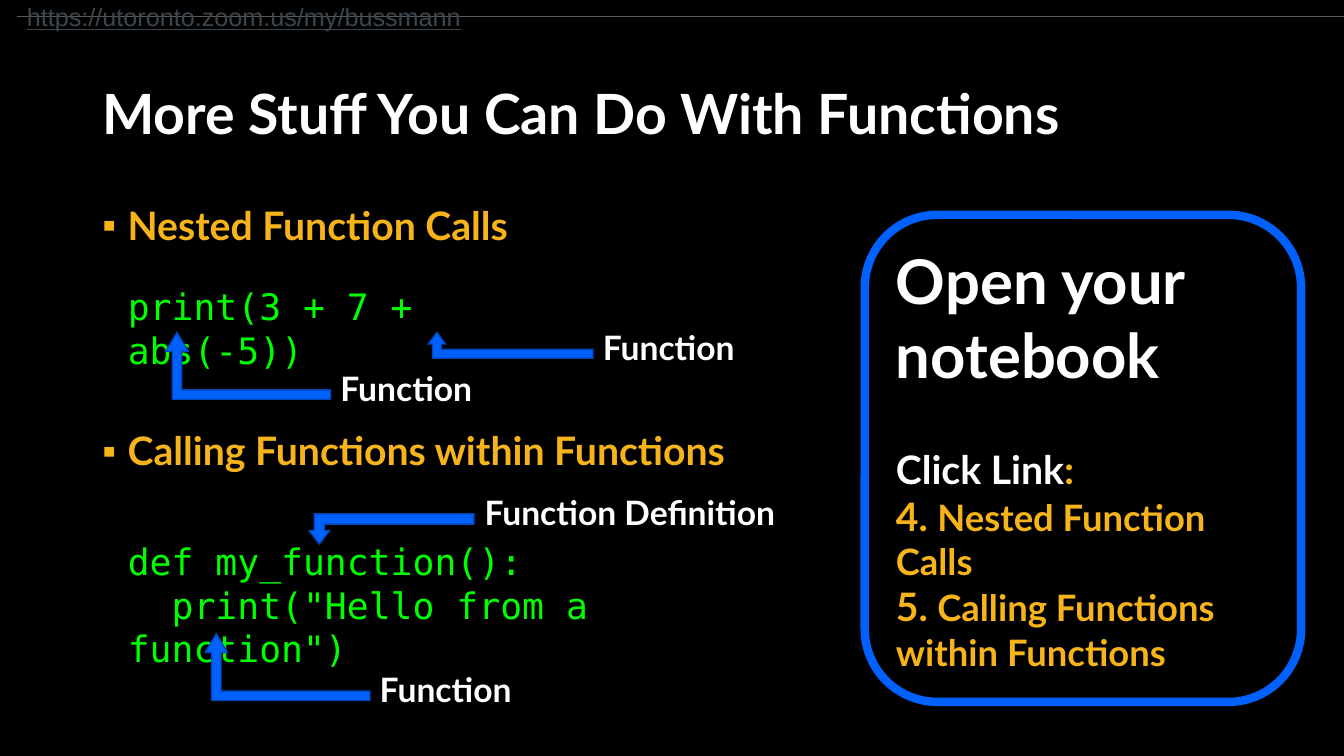
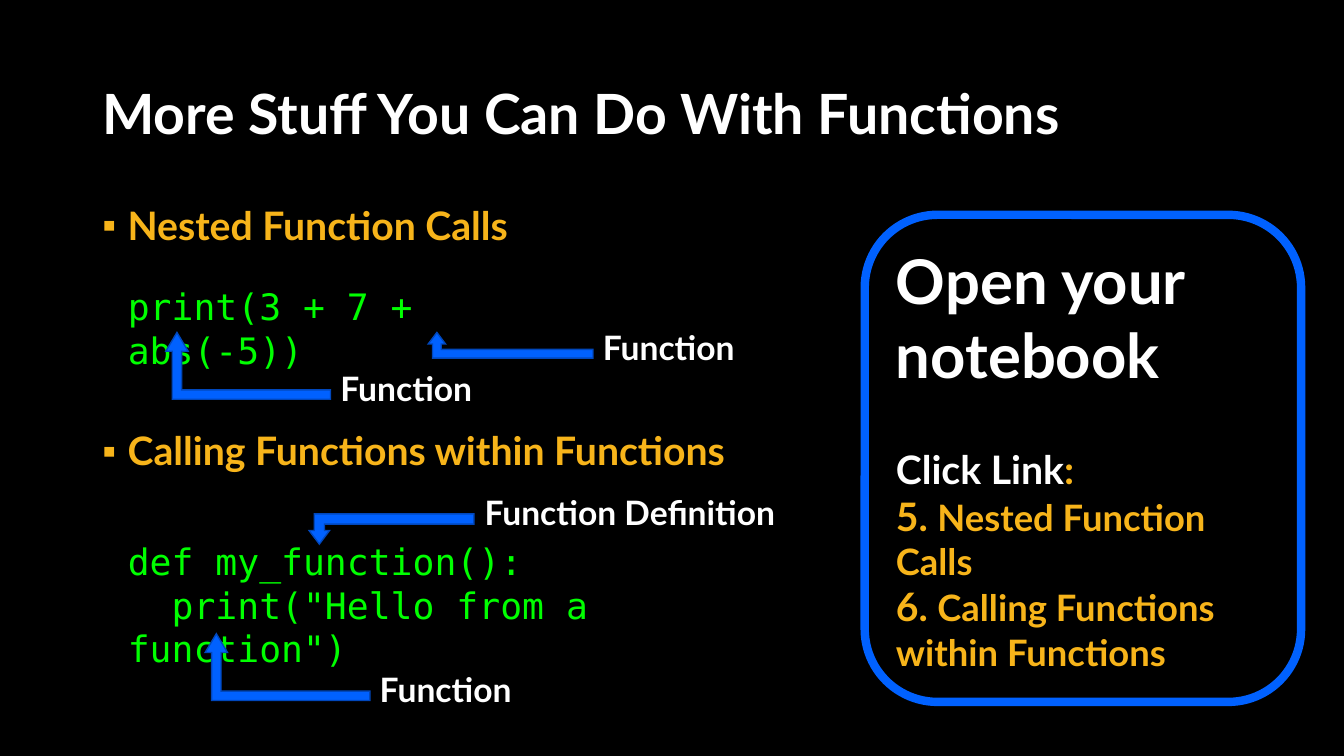
Before and after one commit to APS106/APS106-winter-2025-kinsella-goodfellow, a slide deck: slide 23 of lectures/week2/lecture2/slides/week2_lecture2.pptx. Drawn at 1344x756 pixels with LibreOffice and Linux fonts; fonts in the diff are those of the drawing; background and template pictures are left out. Boxes give left, top, right and bottom in pixels: in the first picture for what was removed or moved away, otherwise in the second. Text is boxed around its words. In the diff, an @@ line names an element or a change of style, - is before the commit and + after.

```diff
--- a/lectures/week2/lecture2/slides/week2_lecture2.pptx
+++ b/lectures/week2/lecture2/slides/week2_lecture2.pptx
@@ text removed at [27,8,461,31] @@
-https://utoronto.zoom.us/my/bussmann
@@ text in rounded rectangle at [896,502,1215,667]: text changed @@
-4. Nested Function Calls
-5. Calling Functions within Functions
+5. Nested Function Calls
+6. Calling Functions within Functions
```
Also in this commit, not shown: 2 other slides changed, 2 other files.
